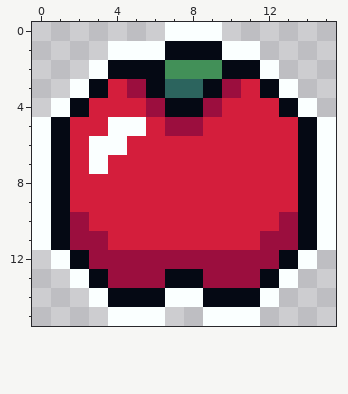
Pixel-art sprite -- assets/fruits/Apple.png. The first picture shows the starting point.
The file is 16x16 pixels.
Once edited:
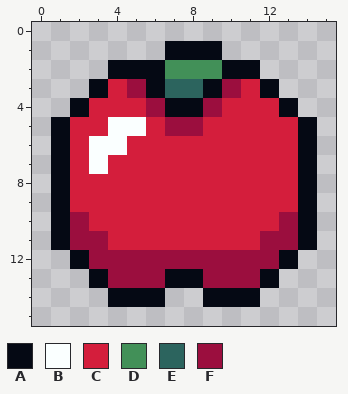
Palette (. is transparent): A #050914  B #faffff  C #d41e3c  D #429058  E #2c645e  F #9b0e3e
Edits made:
@@ x 0..15 @@
- 0 .......BBB......
- 1 ....BBBAAABB....
- 2 ...BAAADDDAAB...
- 3 ..BACFAEEAFCAB..
- 4 .BACCCFAAFCCCAB.
- 5 BACCBBCFFCCCCCAB
- 6 BACBBCCCCCCCCCAB
- 7 BACBCCCCCCCCCCAB
- 8 BACCCCCCCCCCCCAB
- 9 BACCCCCCCCCCCCAB
-10 BAFCCCCCCCCCCFAB
-11 BAFFCCCCCCCCFFAB
-12 .BAFFFFFFFFFFAB.
-13 ..BAFFFAAFFFAB..
-14 ...BAAABBAAAB...
-15 ....BBB..BBB....
+ 0 ................
+ 1 .......AAA......
+ 2 ....AAADDDAA....
+ 3 ...ACFAEEAFCA...
+ 4 ..ACCCFAAFCCCA..
+ 5 .ACCBBCFFCCCCCA.
+ 6 .ACBBCCCCCCCCCA.
+ 7 .ACBCCCCCCCCCCA.
+ 8 .ACCCCCCCCCCCCA.
+ 9 .ACCCCCCCCCCCCA.
+10 .AFCCCCCCCCCCFA.
+11 .AFFCCCCCCCCFFA.
+12 ..AFFFFFFFFFFA..
+13 ...AFFFAAFFFA...
+14 ....AAA..AAA....
+15 ................
